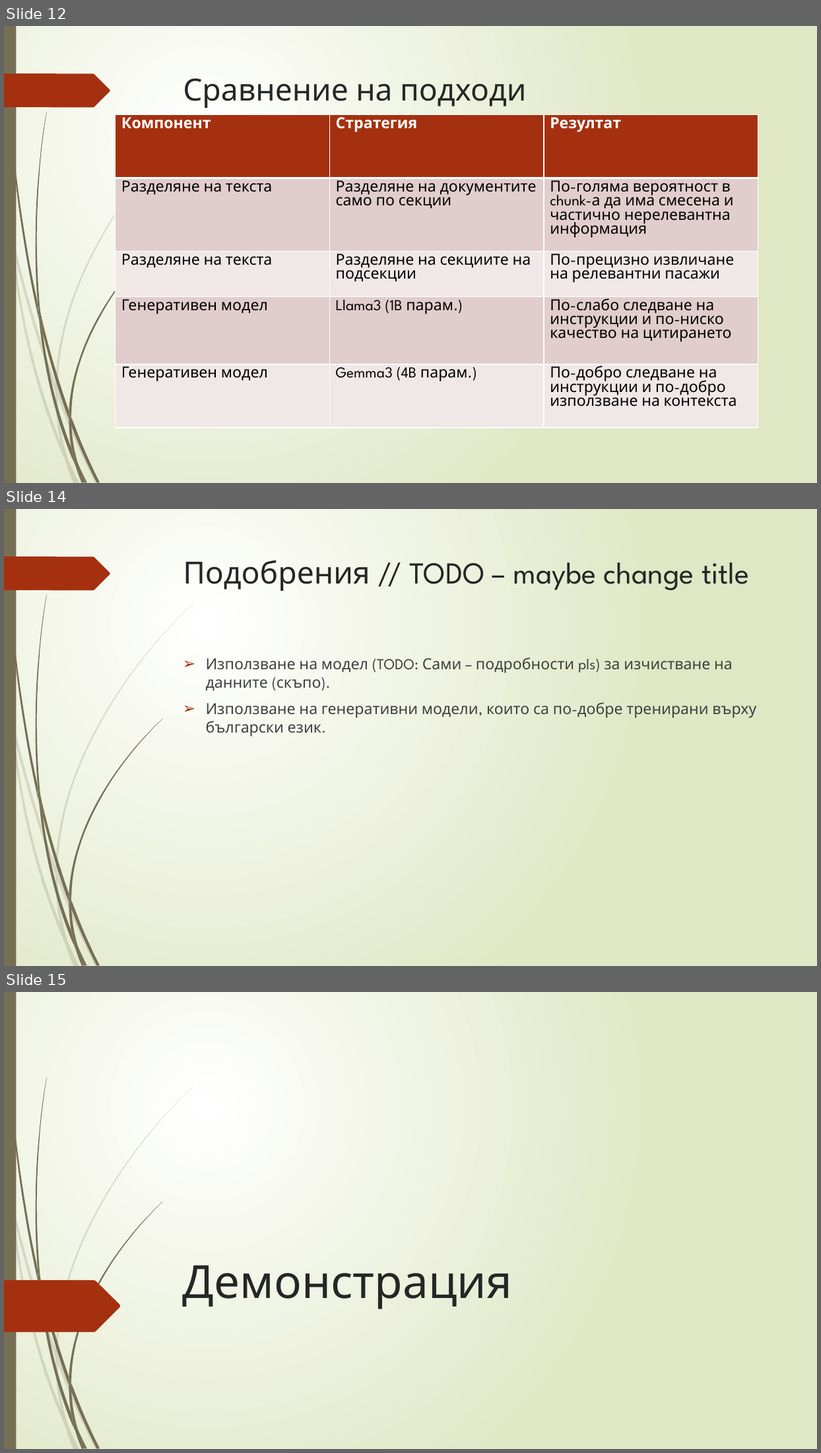
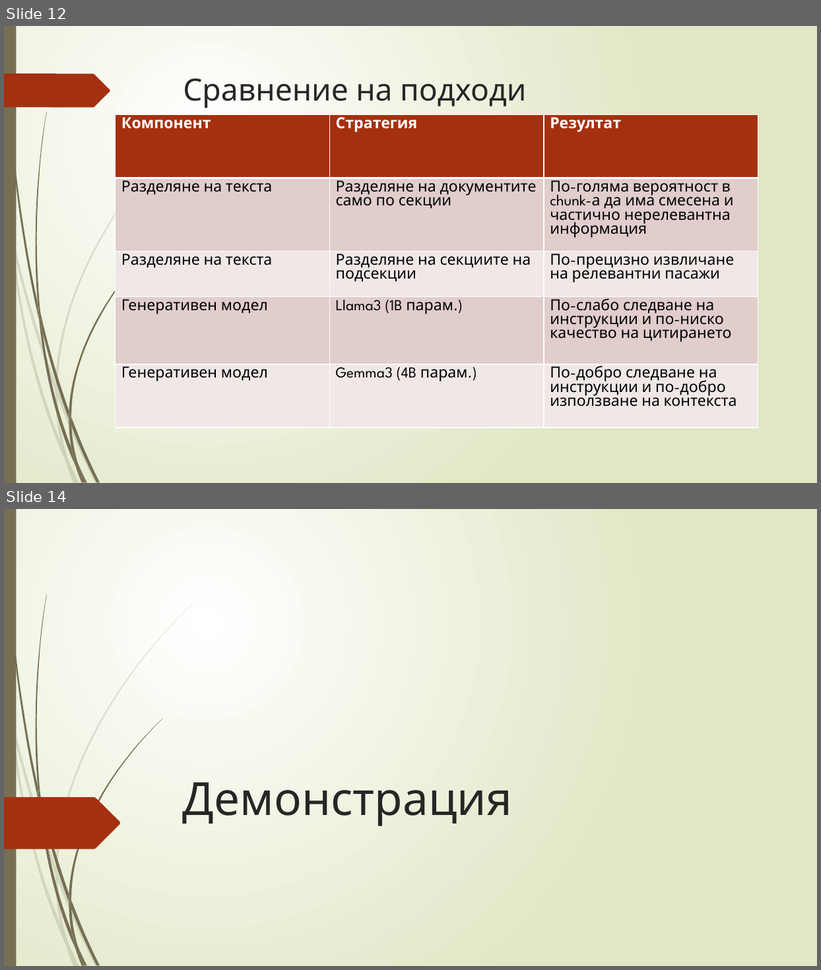
Before and after one commit to Samuil12/project_RAG, a slide deck: rag_presentation.pptx. Shown one above the other, each under a label of ours: slides 12, 14 and 15 before the commit, slides 12 and 14 after it; the slides between them are not shown. The pictures are 821x1453 and 821x970 pixels, drawn with LibreOffice and Linux fonts; fonts in the diff are those of the drawing. Boxes give left, top, right and bottom in pixels: in the first picture for what was removed or moved away, otherwise in the second. Text is boxed around its words. In the diff, an @@ line names an element or a change of style, - is before the commit and + after.

```diff
--- a/rag_presentation.pptx
+++ b/rag_presentation.pptx
@@ slide 14 removed at box(4, 509, 817, 966), background gradient #FFFFFF to #DFE8C4; not listed: 24 template elements that a slide beside it also shows @@
@@ title removed at box(183, 560, 749, 591) @@
-Подобрения // TODO – maybe change title
@@ text removed at box(206, 657, 756, 737) @@
-➢ Използване на модел (TODO: Сами – подробности pls) за изчистване на данните (скъпо).
-➢ Използване на генеративни модели, които са по-добре тренирани върху български език.
@@ what was slide 15 is now slide 14 @@
```
Also in this commit, not shown: 6 slides changed, 1 slide added, 1 other slide removed.
